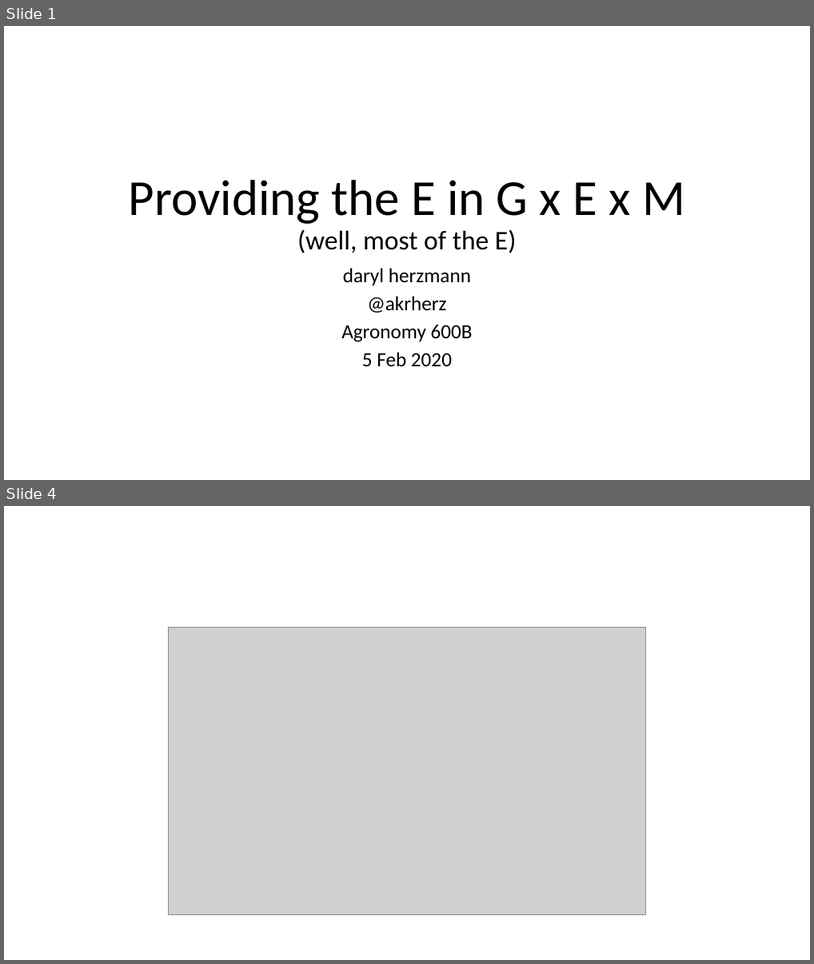
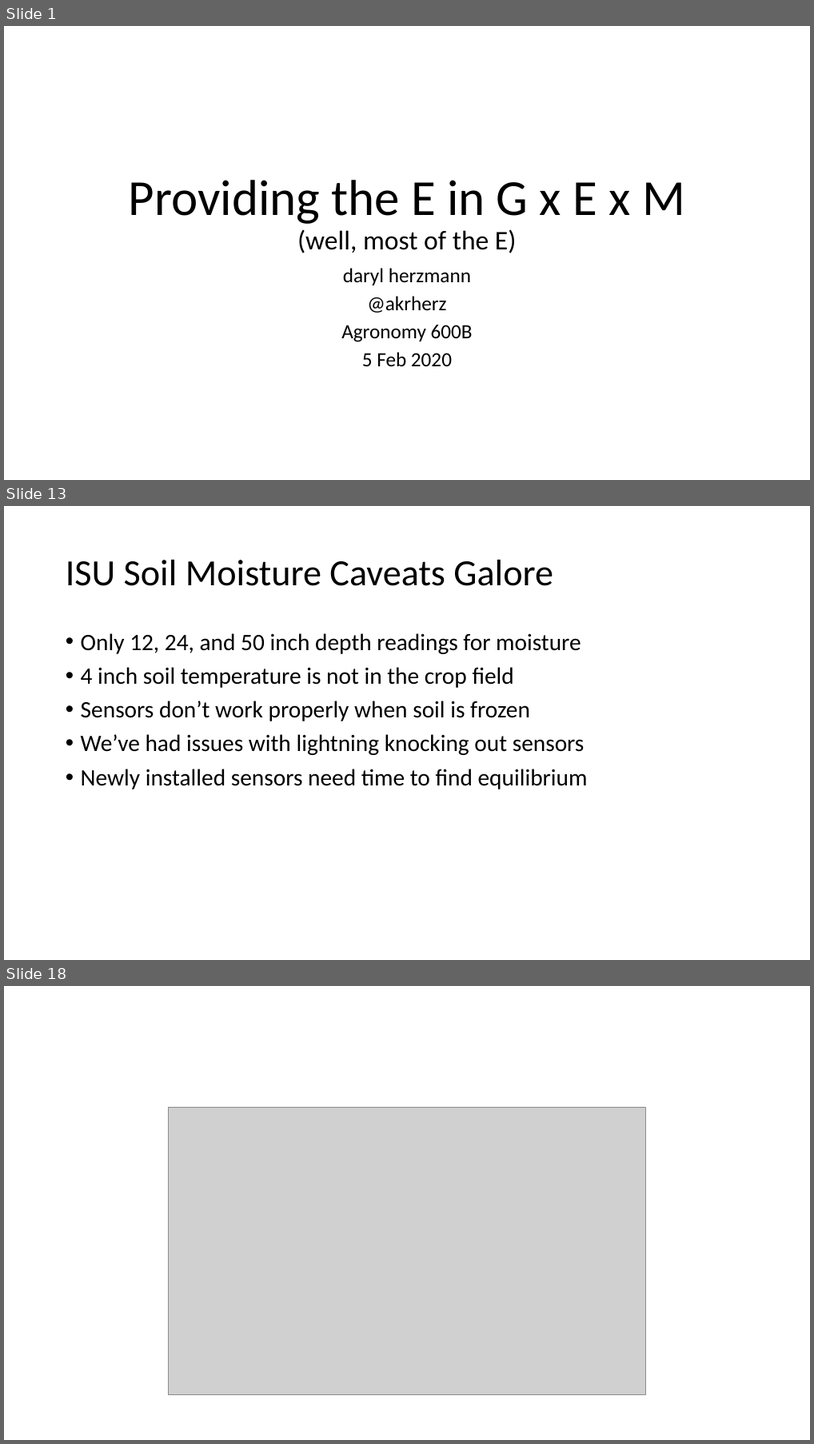
Before and after one commit to akrherz/akrherz, a slide deck: presentations/200205_agron600b/herzmann_600b.pptx. Shown one above the other, each under a label of ours: slides 1 and 4 before the commit, slides 1, 13 and 18 after it; the slides between them are not shown. The pictures are 814x964 and 814x1444 pixels, drawn with LibreOffice and Linux fonts; fonts in the diff are those of the drawing; grey boxes stand for pictures. Boxes give left, top, right and bottom in pixels: in the first picture for what was removed or moved away, otherwise in the second. Text is boxed around its words. In the diff, an @@ line names an element or a change of style, - is before the commit and + after.

```diff
--- a/presentations/200205_agron600b/herzmann_600b.pptx
+++ b/presentations/200205_agron600b/herzmann_600b.pptx
@@ slide 13 added at (x1=4, y1=506, x2=810, y2=960), background #FFFFFF @@
@@ title added at (x1=66, y1=560, x2=554, y2=586), 44 pt, text #000000 @@
+ISU Soil Moisture Caveats Galore
@@ text added at (x1=81, y1=633, x2=588, y2=789), 28 pt, text #000000 @@
+• Only 12, 24, and 50 inch depth readings for moisture
+• 4 inch soil temperature is not in the crop field
+• Sensors don’t work properly when soil is frozen
+• We’ve had issues with lightning knocking out sensors
+• Newly installed sensors need time to find equilibrium
@@ what was slide 4 is now slide 18 @@
```
Also in this commit, not shown: 2 slides changed, 14 other slides added.
